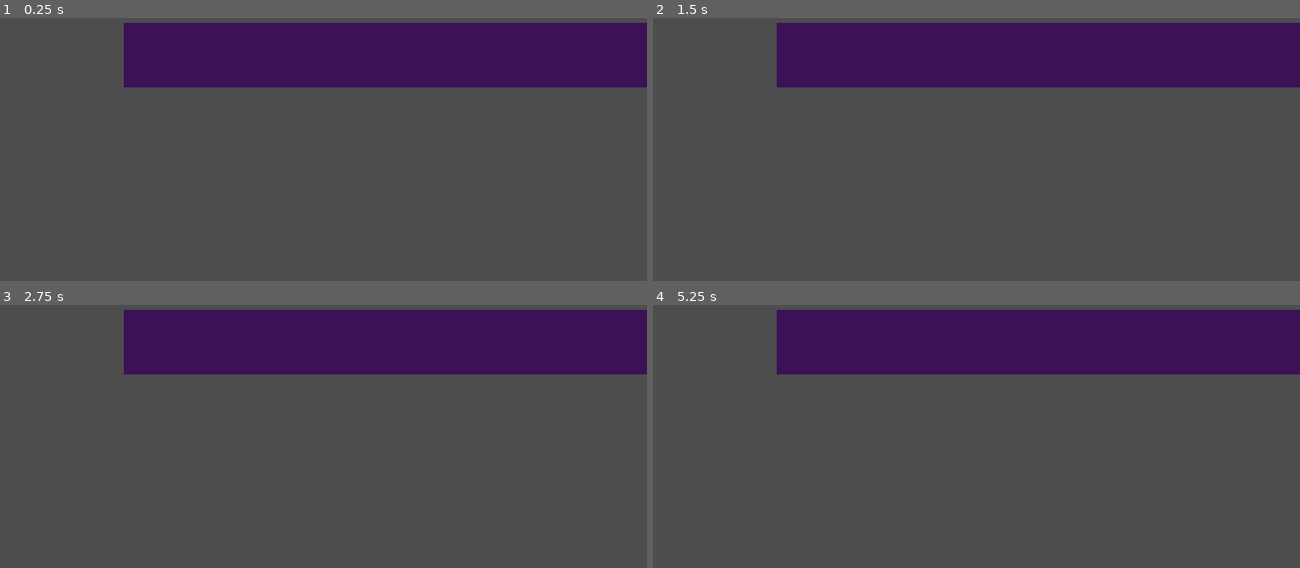
Above: before the commit, frames 1-4 (two rows, left to right).
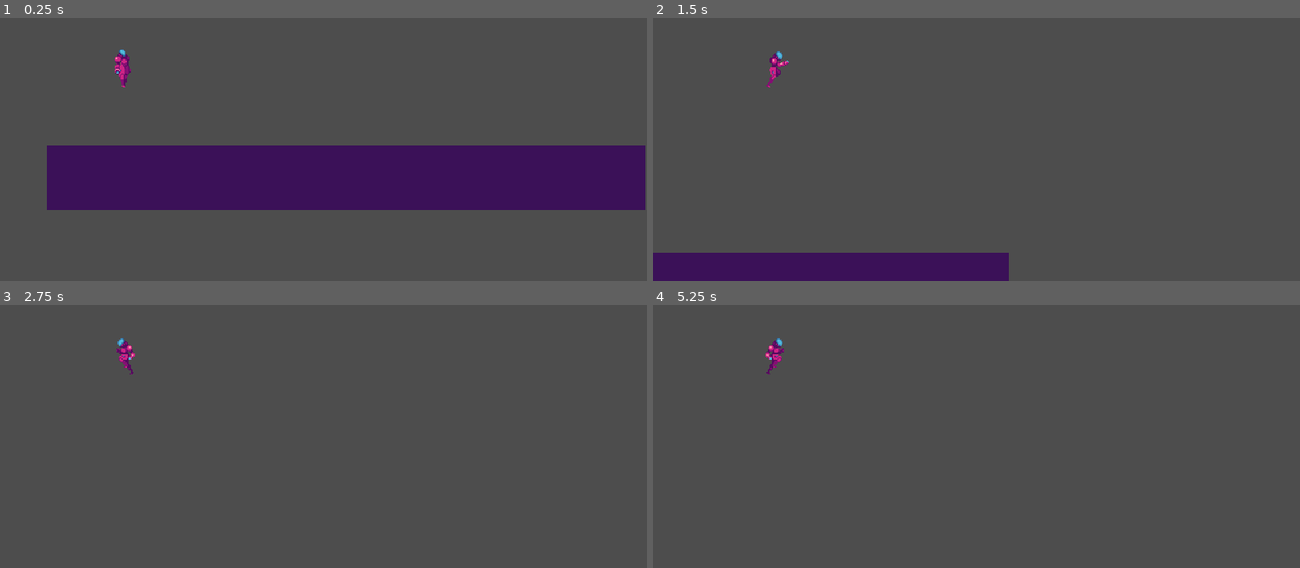
Above: after the commit, the same moments.

Repository: Sameet0/dbgames
Game: Godot game, scene res://levels/level.tscn
Two runs of this game, one before a commit and one after it. Both use one fixed random seed, a clock stepped at 60 frames per second and the inputs below.
Inputs:
- Up to frame 1 (0.25 s): no input
- Up to frame 2 (1.5 s): hold D (move_right) from 0.53 s (still down); tap Space (jump, bound only after the commit) at 0.6, 0.77, 1.07, 1.35 s
- Up to frame 3 (2.75 s): tap Space (jump, bound only after the commit) at 1.52, 1.82, 2.1 s; release D (move_right) at 2.03 s; hold A (move_left) from 2.03 s (still down)
- Up to frame 4 (5.25 s): tap Enter at 2.75 s; release A (move_left) at 2.78 s; hold D (move_right) 2.78-4.28 s; tap Space (jump, bound only after the commit) at 2.85, 3.02, 3.32, 3.6, 3.77, 4.07, 4.35, 4.52, 4.82, 5.1 s; hold A (move_left) 4.28-5.03 s; hold D (move_right) from 5.03 s (still down)

The runs differ from the first frame. In frame 1, 43% of the frame differs, in the area x 7-100%, y 1-74%; in frame 2, 26%; in frame 3, 20%; in frame 4, 20%.

Commit message:
jump png added

Diff:
--- a/Player/players.gd
+++ b/Player/players.gd
@@ -4,8 +4,10 @@
 
 const GRAVITY = 1000
 const SPEED = 300
+const JUMP = -300
+const JUMP_HORIZONTAL = 100
+enum State { Idle, Run, Jump}
 
-enum State { Idle, Run }
 
 var current_state
 
@@ -17,6 +19,9 @@
 	player_falling(delta)
 	player_idle(delta)
 	player_run(delta)
+
+	player_jump(delta)
+
 
 	move_and_slide()
 
@@ -47,6 +52,14 @@
 		print("State: ", State.keys()[current_state])
 		animated_sprite_2d.flip_h = false if direction > 0 else true
 
+func player_jump(delta):
+	if Input.is_action_just_pressed("jump"):
+		velocity.y = JUMP
+
+	if !is_on_floor():
+		var direction = Input.get_axis("move_left","move_right")
+		velocity.x += direction * JUMP_HORIZONTAL * delta
+
 
 func player_animations():
 	if current_state == State.Idle:
--- a/Player/players.tscn
+++ b/Player/players.tscn
@@ -1,10 +1,9 @@
 [gd_scene load_steps=27 format=3 uid="uid://xdlxa7fvhn22"]
-[gd_scene load_steps=20 format=3 uid="uid://xdlxa7fvhn22"]
 
 [ext_resource type="Texture2D" uid="uid://df0bxym5p34ur" path="res://Player/player-idle.png" id="1_40tue"]
 [ext_resource type="Script" path="res://Player/players.gd" id="1_kb805"]
 [ext_resource type="Texture2D" uid="uid://dlm8ua5wobruj" path="res://Player/player-run.png" id="2_7uj2i"]
-[ext_resource type="Texture2D" uid="uid://dq7b71v7v6j3i" path="res://Player/player-jump.png" id="3_j2coq"]
+[ext_resource type="Texture2D" uid="uid://y02bxc4y31rw" path="res://Player/player-jump.png" id="3_ynxrv"]
 
 [sub_resource type="AtlasTexture" id="AtlasTexture_e0ytp"]
 atlas = ExtResource("1_40tue")
@@ -112,24 +111,24 @@
 }, {
 "frames": [{
 "duration": 1.0,
-"texture": SubResource("AtlasTexture_mq5up")
+"texture": SubResource("AtlasTexture_veqsd")
 }, {
 "duration": 1.0,
-"texture": SubResource("AtlasTexture_4xq4o")
+"texture": SubResource("AtlasTexture_theur")
 }, {
 "duration": 1.0,
-"texture": SubResource("AtlasTexture_7u54i")
+"texture": SubResource("AtlasTexture_50tlg")
 }, {
 "duration": 1.0,
-"texture": SubResource("AtlasTexture_bfcah")
+"texture": SubResource("AtlasTexture_f0378")
 }, {
 "duration": 1.0,
-"texture": SubResource("AtlasTexture_lhs0k")
+"texture": SubResource("AtlasTexture_balp5")
 }, {
 "duration": 1.0,
-"texture": SubResource("AtlasTexture_yjcs8")
+"texture": SubResource("AtlasTexture_nxm1y")
 }],
-"loop": false,
+"loop": true,
 "name": &"jump",
 "speed": 12.0
 }, {
@@ -180,8 +179,10 @@
 [node name="AnimatedSprite2D" type="AnimatedSprite2D" parent="."]
 position = Vector2(0, -24)
 sprite_frames = SubResource("SpriteFrames_2n5c3")
-animation = &"idle"
+animation = &"jump"
 autoplay = "idle"
+frame = 2
+frame_progress = 0.438852
 
 [node name="CollisionShape2D" type="CollisionShape2D" parent="."]
 position = Vector2(0, -22)
--- a/project.godot
+++ b/project.godot
@@ -37,6 +37,11 @@
 , Object(InputEventKey,"resource_local_to_scene":false,"resource_name":"","device":-1,"window_id":0,"alt_pressed":false …(186 unchanged characters)…
 ]
 }
+jump={
+"deadzone": 0.5,
+"events": [Object(InputEventKey,"resource_local_to_scene":false,"resource_name":"","device":-1,"window_id":0,"alt_pressed":false,"shift_pressed":false,"ctrl_pressed":false,"meta_pressed":false,"pressed":false,"keycode":0,"physical_keycode":32,"key_label":0,"unicode":32,"location":0,"echo":false,"script":null)
+]
+}
 
 [layer_names]
 
Binary file added: Player/player-jump.png
Not shown, added: Player/player-jump.png.import
Not shown: 1 places in Player/players.tscn that only renumber resources
